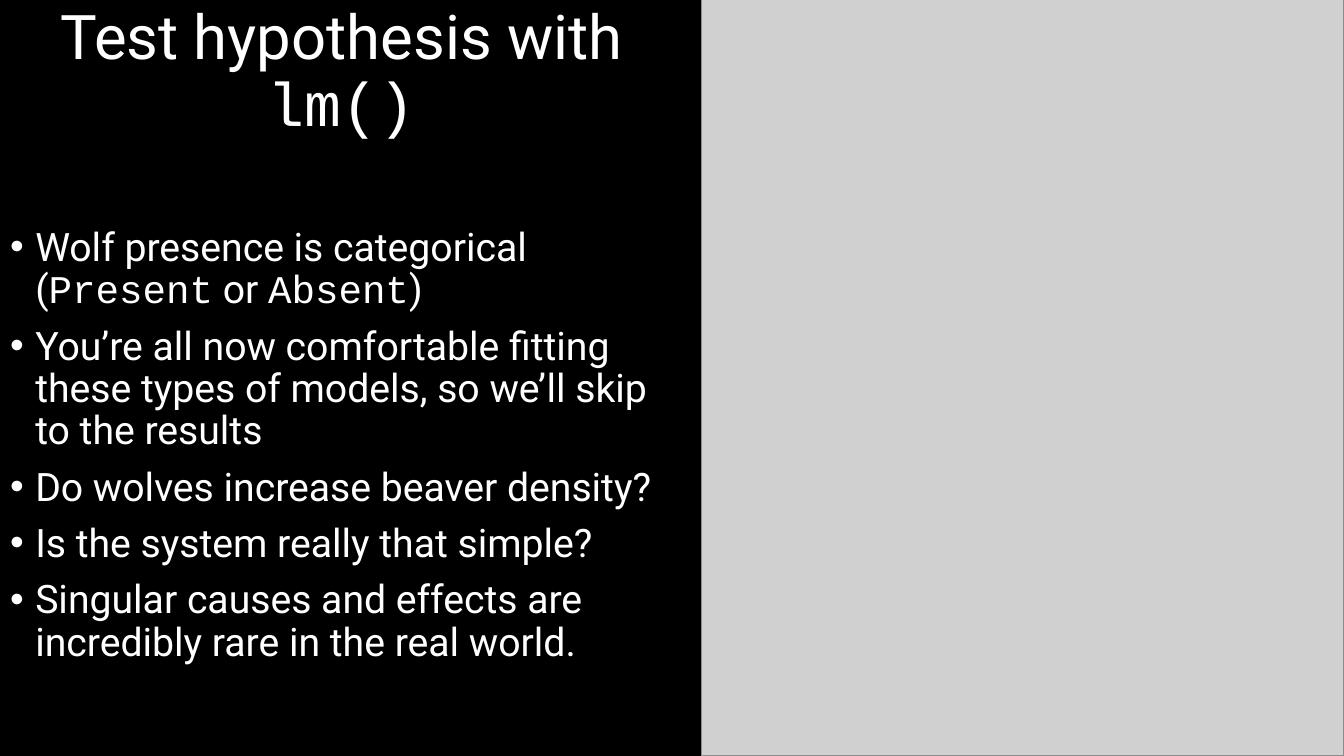
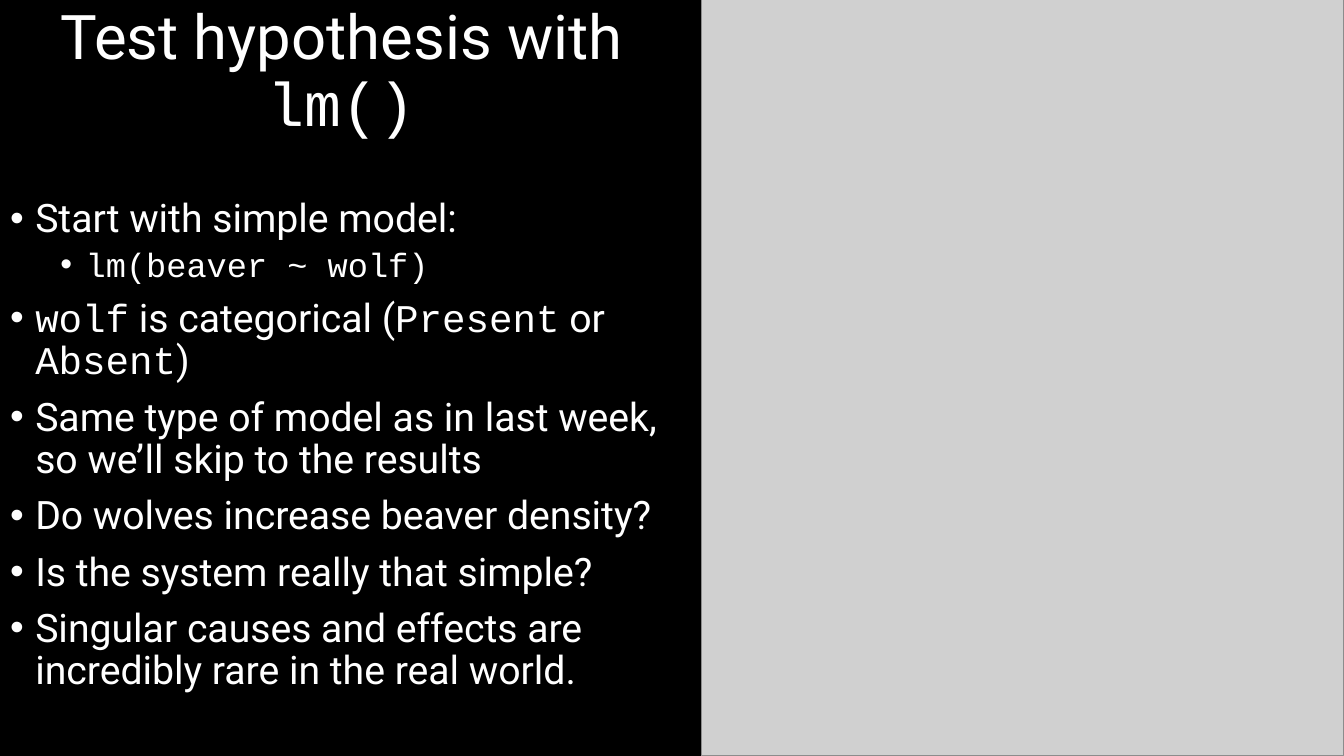
Before and after one commit to DeonRoos/stats-for-biologists, a slide deck: slide 11 of Lecture 9 - Multivariate LM/Slides/Lecutre 7.1 Multiple LM theory.pptx (slide 9 before the commit). Drawn at 1344x756 pixels with LibreOffice and Linux fonts; fonts in the diff are those of the drawing; grey boxes stand for pictures. Boxes give left, top, right and bottom in pixels: in the first picture for what was removed or moved away, otherwise in the second. Text is boxed around its words. In the diff, an @@ line names an element or a change of style, - is before the commit and + after.

```diff
--- a/Lecture 9 - Multivariate LM/Slides/Lecutre 7.1 Multiple LM theory.pptx
+++ b/Lecture 9 - Multivariate LM/Slides/Lecutre 7.1 Multiple LM theory.pptx
@@ text at [35, 202, 656, 481]: text changed @@
-• Wolf presence is categorical (Present or Absent)
-• You’re all now comfortable fitting these types of models, so we’ll skip to the results
+• Start with simple model:
+  • lm(beaver ~ wolf)
+• wolf is categorical (Present or Absent)
+• Same type of model as in last week, so we’ll skip to the results
```
Also in this commit, not shown: 4 other slides changed, 3 slides added, 5 other files.
